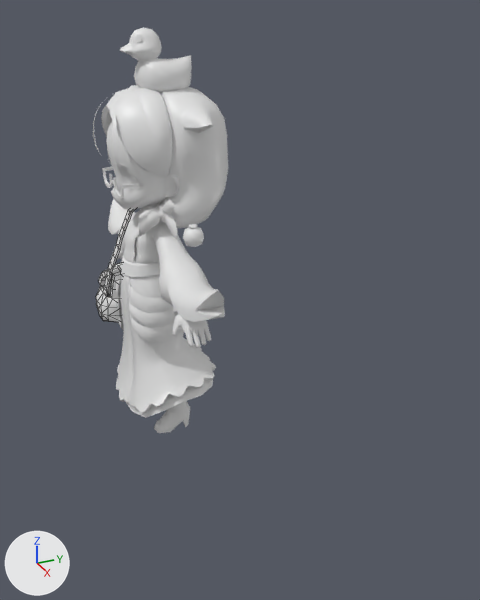
One commit to the FBX model Assets/Animation/Abbygail_Animation/Abbgail_Base.Idle.fbx: the scene before it, then after it.
Camera for both pictures: a 50 mm lens placed at (4.23, -1.3, 2.95), pointed at (0.63, 0.32, 1.15). The axes (+X, +Y, +Z) are drawn at lower left. The lights are the same throughout. The first picture is the older version. Mesh edges are drawn as thin lines on the coarser meshes. Where no turn or scale is listed for an object, it has been applied to the vertices.

The first picture shows 'Abbygail_Bag', 'Abbygail_Body', 'Abbygail_Face', 'Abbygail_Hair', 'Abbygail_WhitePoultry' and 3 more.
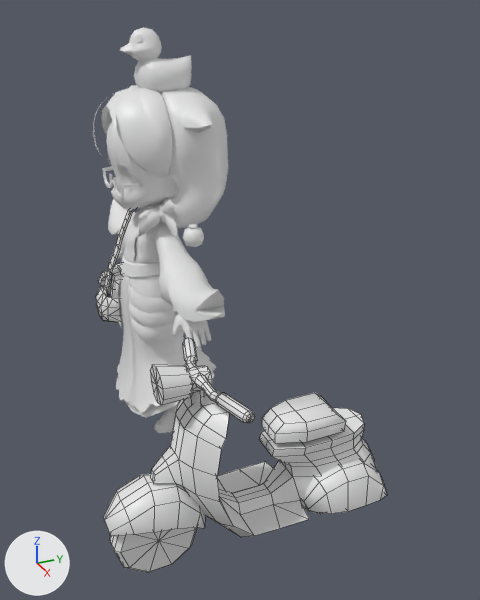
Changed parts and their boxes (x1, y1, x2, y2) in the pictures (480 x 600 px):
'Vespa.Model', added
    after: (104, 338, 387, 573)

What changed in the scene script:
```text
Add mat_material:
    mat_material = principled_material('Material')
    mat_material.base_color = (0.8, 0.8, 0.8)  # white #e7e7e7
    mat_material.roughness = 0.4
Add me_circle_002:
    me_circle_002.from_pydata(...)  # 603 vertices, 626 faces; spans x -0.43..0.43, y -0.84..0.9, z -0.62..0.65
    me_circle_002.materials.append(mat_material)  # white #e7e7e7
Add ob_vespa_model:
    ob_vespa_model = bpy.data.objects.new('Vespa.Model', me_circle_002)
    ob_vespa_model.location = (1.439, 0.0, 0.625)
```
